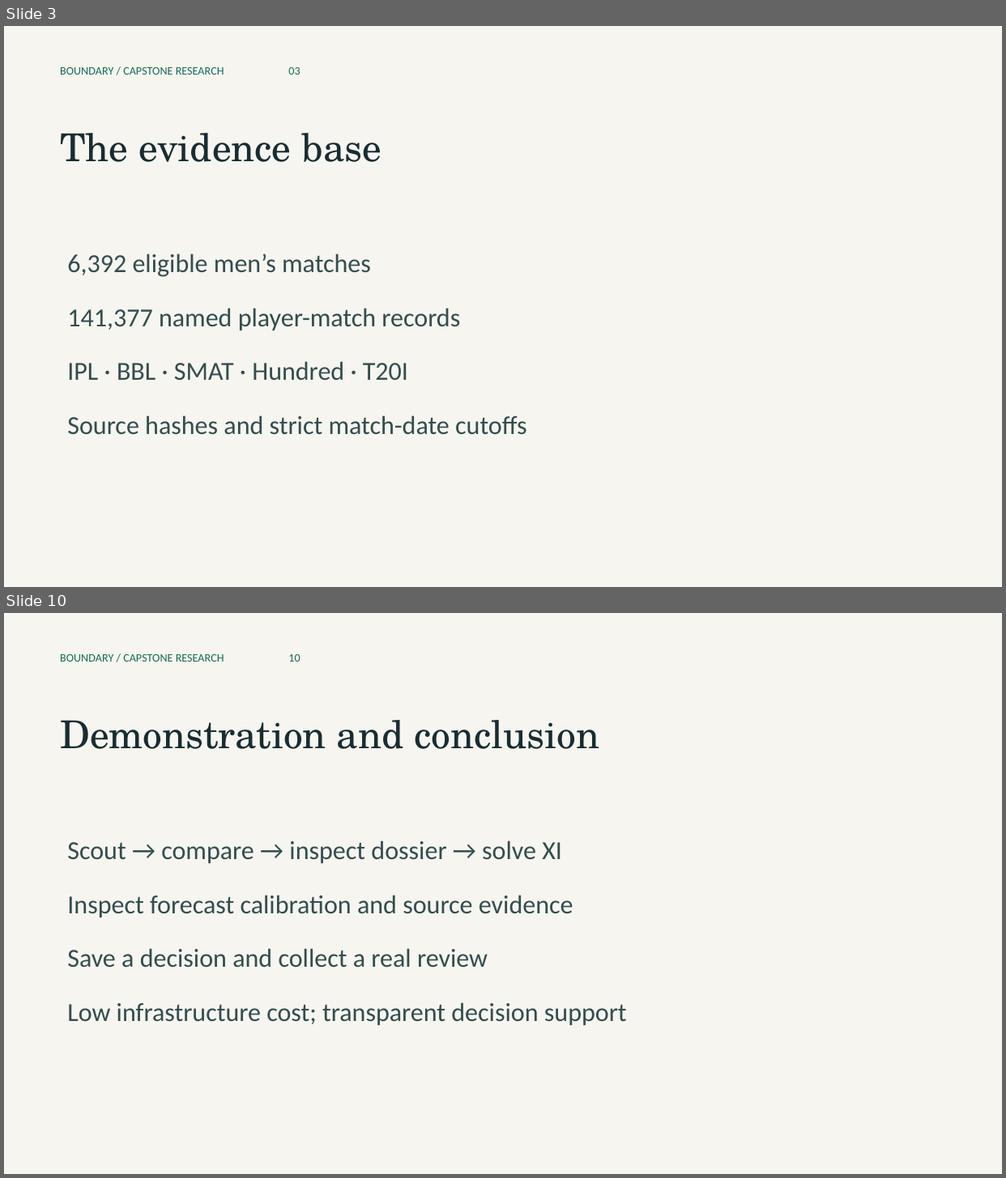
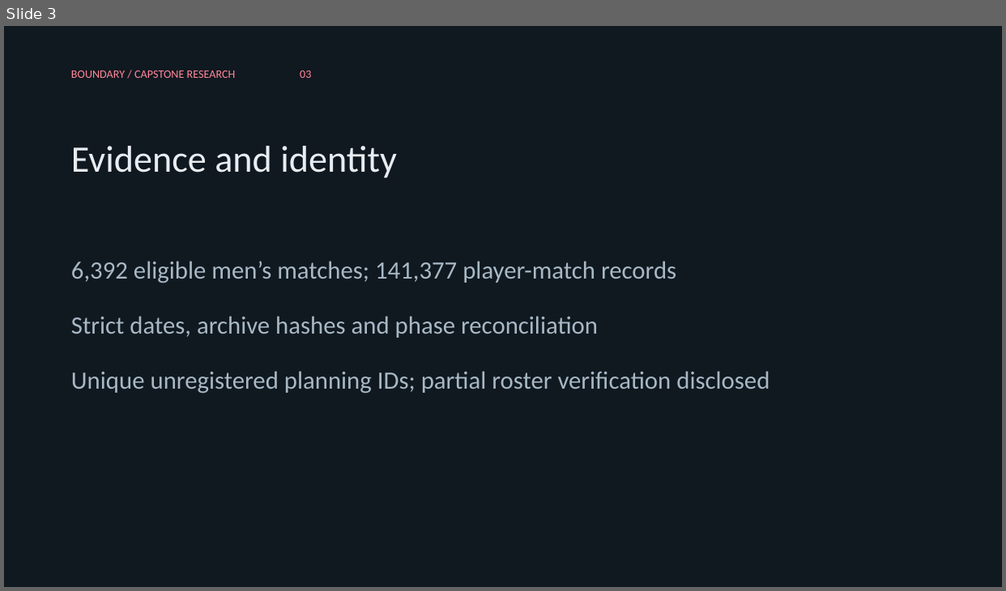
Before and after one commit to br-abishek-07/boundary-cricket-capstone, a slide deck: docs/Capstone_Presentation.pptx. Shown one above the other, each under a label of ours: slides 3 and 10 before the commit, slide 3 after it; the slides between them are not shown. The pictures are 1006x1178 and 1006x591 pixels, drawn with LibreOffice and Linux fonts; fonts in the diff are those of the drawing. Boxes give left, top, right and bottom in pixels: in the first picture for what was removed or moved away, otherwise in the second. Text is boxed around its words. In the diff, an @@ line names an element or a change of style, - is before the commit and + after.

Commit message:
Correct evidence integrity, supported XI workloads and grounded agent; add franchise themes
Preserve player identities and raw totals, correct phase filters, enforce complete bowling allocation, isolate private-session records, and gate research forecasts against the learned chase baseline. Add bundled marks, franchise accents and Light/Dark appearance.

Validation: 31 core regressions, 41 UI workflow checks and 5 local Chromium checks. Live provider quality and full current squad verification remain disclosed limits.

```diff
--- a/docs/Capstone_Presentation.pptx
+++ b/docs/Capstone_Presentation.pptx
@@ slide 10 removed at [4, 613, 1002, 1174], background #F6F5F0 @@
@@ text removed at [60, 654, 300, 662] @@
-BOUNDARY / CAPSTONE RESEARCH 10
@@ text removed at [60, 720, 599, 749] @@
-Demonstration and conclusion
@@ text removed at [67, 841, 627, 1025] @@
-Scout → compare → inspect dossier → solve XI
-Inspect forecast calibration and source evidence
-Save a decision and collect a real review
-Low infrastructure cost; transparent decision support
@@ slide 3 changed as well @@
@@ background #F6F5F0 to #101820 @@
@@ text "BOUNDARY / CAPSTONE RESEARCH 03": place and size @@
-text "BOUNDARY / CAPSTONE RESEARCH 03" at [60, 67, 300, 75]
+text "BOUNDARY / CAPSTONE RESEARCH 03" at [71, 71, 311, 78]
@@ text "BOUNDARY / CAPSTONE RESEARCH 03" at [71, 71, 311, 78]: text colour #176B55 to #FF8798; more space between paragraphs @@
@@ text at [71, 146, 397, 178]: text changed; size 37 to 36 pt; font TeX Gyre Schola to Calibri; text colour #182D32 to #E8EDF1 @@
-The evidence base
+Evidence and identity
@@ text at [71, 261, 769, 394]: text changed; size 25 to 24 pt; text colour #344D4E to #A8B8C5 @@
-6,392 eligible men’s matches
-141,377 named player-match records
-IPL · BBL · SMAT · Hundred · T20I
-Source hashes and strict match-date cutoffs
+6,392 eligible men’s matches; 141,377 player-match records
+Strict dates, archive hashes and phase reconciliation
+Unique unregistered planning IDs; partial roster verification disclosed
```
Also in this commit, not shown: 9 slides added, 8 other slides removed, 52 other files.
